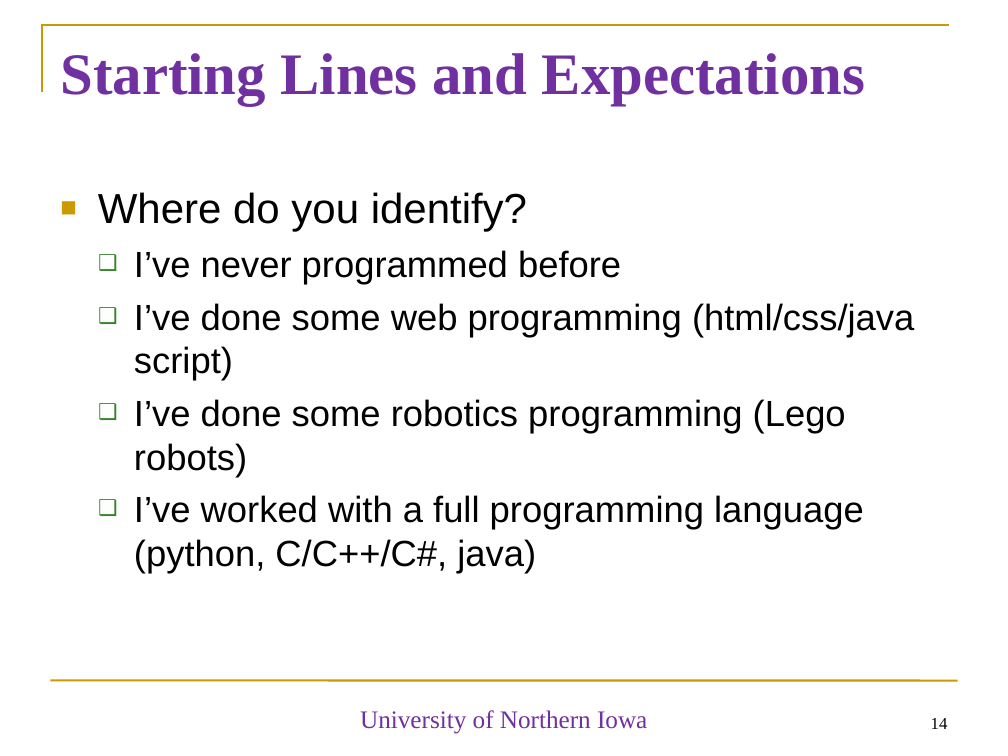
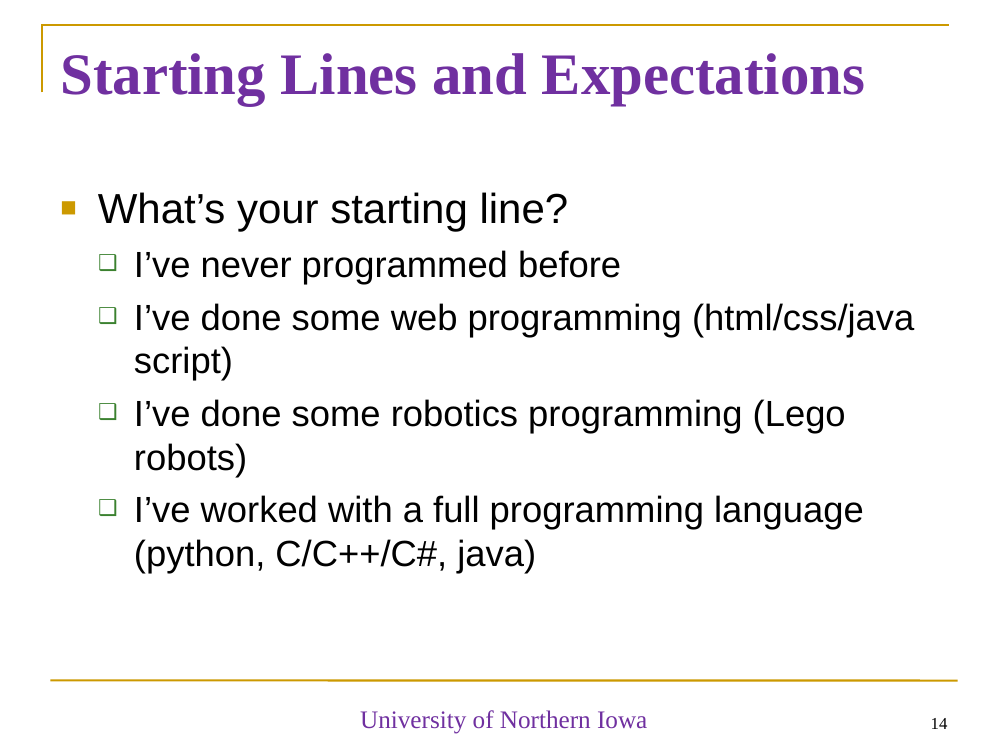
Before and after one commit to diesburg/cs1510_sp26, a slide deck: slide 14 of sessions/intro/intro.ppt. Drawn at 1008x756 pixels with LibreOffice and Linux fonts; fonts in the diff are those of the drawing. Boxes give left, top, right and bottom in pixels: in the first picture for what was removed or moved away, otherwise in the second. Text is boxed around its words. In the diff, an @@ line names an element or a change of style, - is before the commit and + after.

```diff
--- a/sessions/intro/intro.ppt
+++ b/sessions/intro/intro.ppt
@@ text at (x1=98, y1=192, x2=569, y2=232): text changed @@
-■ Where do you identify?
+■ What’s your starting line?
```
Also in this commit, not shown: 2 other slides changed, 2 other files.
